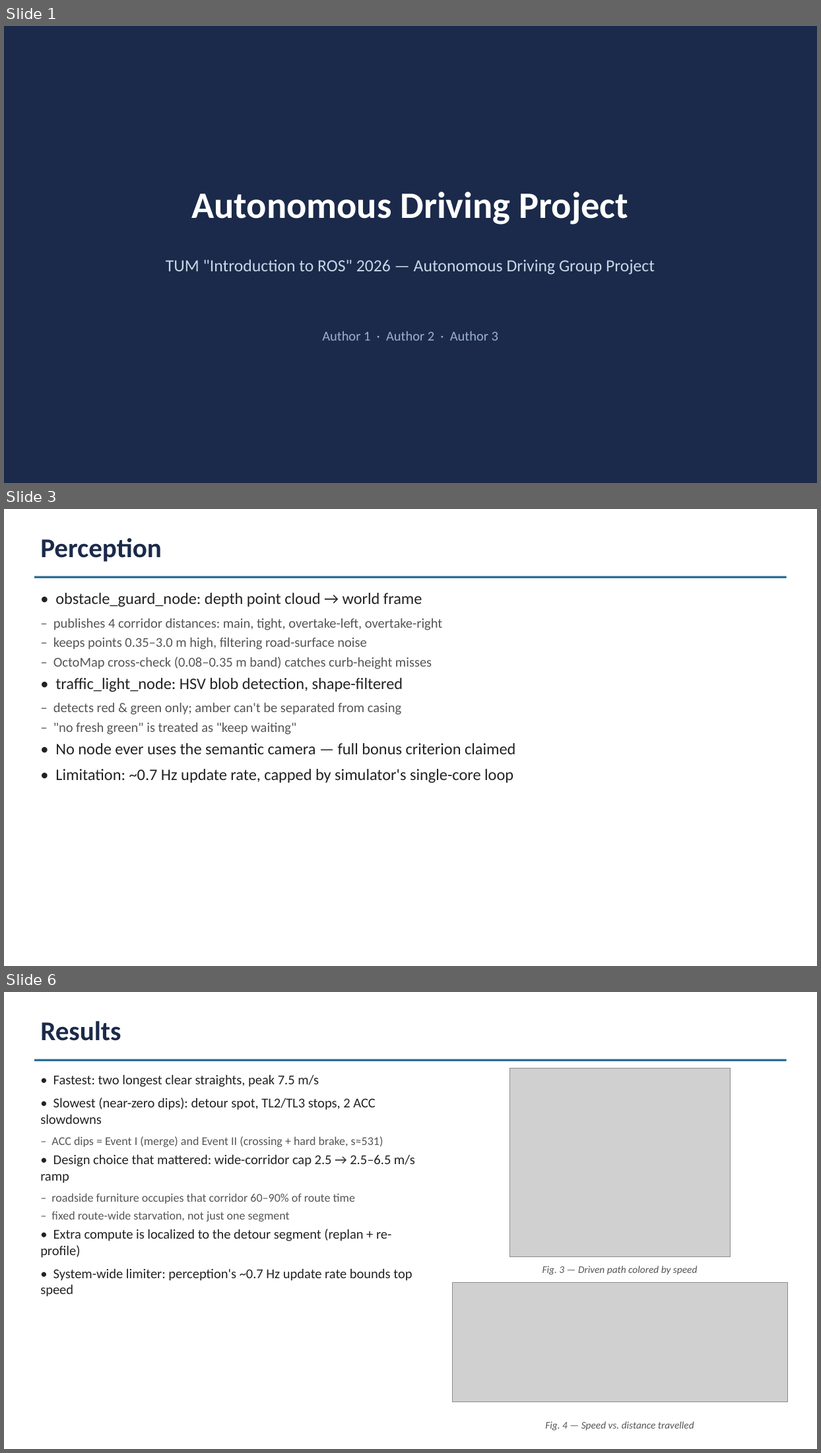
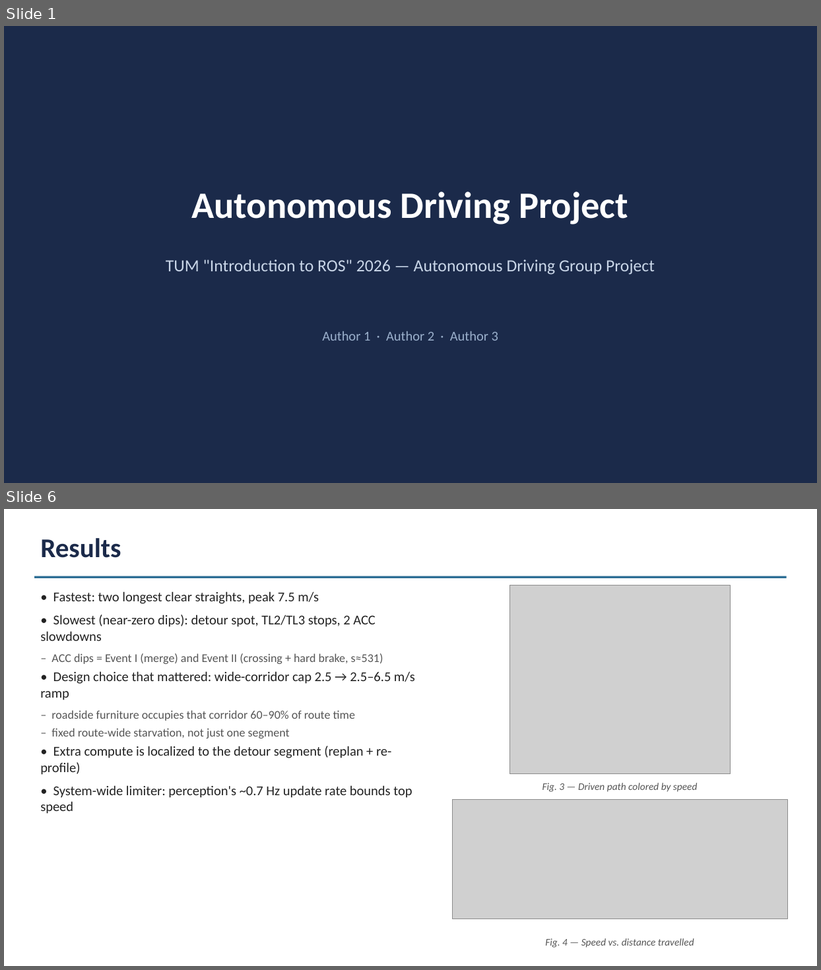
Before and after one commit to ly836669642-lgtm/project, a slide deck: docs/Report.pptx. Shown one above the other, each under a label of ours: slides 1, 3 and 6 before the commit, slides 1 and 6 after it; the slides between them are not shown. The pictures are 821x1453 and 821x970 pixels, drawn with LibreOffice and Linux fonts; fonts in the diff are those of the drawing; grey boxes stand for pictures. Boxes give left, top, right and bottom in pixels: in the first picture for what was removed or moved away, otherwise in the second. Text is boxed around its words. In the diff, an @@ line names an element or a change of style, - is before the commit and + after.

```diff
--- a/docs/Report.pptx
+++ b/docs/Report.pptx
@@ slide 3 removed at <box>4,509,817,966</box>, background #FFFFFF @@
@@ text removed at <box>40,538,162,562</box> @@
-Perception
@@ rectangle removed at <box>34,576,787,578</box> @@
@@ text removed at <box>54,593,516,783</box> @@
-• obstacle_guard_node: depth point cloud → world frame
-‒ publishes 4 corridor distances: main, tight, overtake-left, overtake-right
-‒ keeps points 0.35–3.0 m high, filtering road-surface noise
-‒ OctoMap cross-check (0.08–0.35 m band) catches curb-height misses
-• traffic_light_node: HSV blob detection, shape-filtered
-‒ detects red & green only; amber can't be separated from casing
-‒ "no fresh green" is treated as "keep waiting"
-• No node ever uses the semantic camera — full bonus criterion claimed
-• Limitation: ~0.7 Hz update rate, capped by simulator's single-core loop
```
Also in this commit, not shown: 2 slides changed, 2 slides added, 1 other slide removed, 1 other file.
